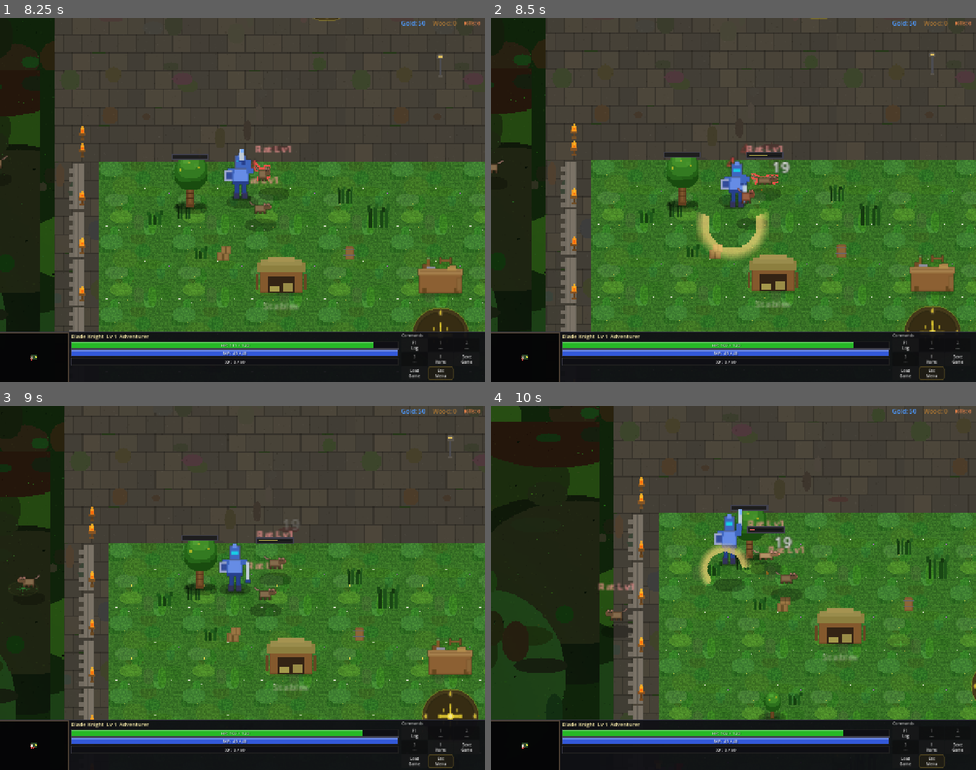
Above: before the commit, frames 1-4 (two rows, left to right).
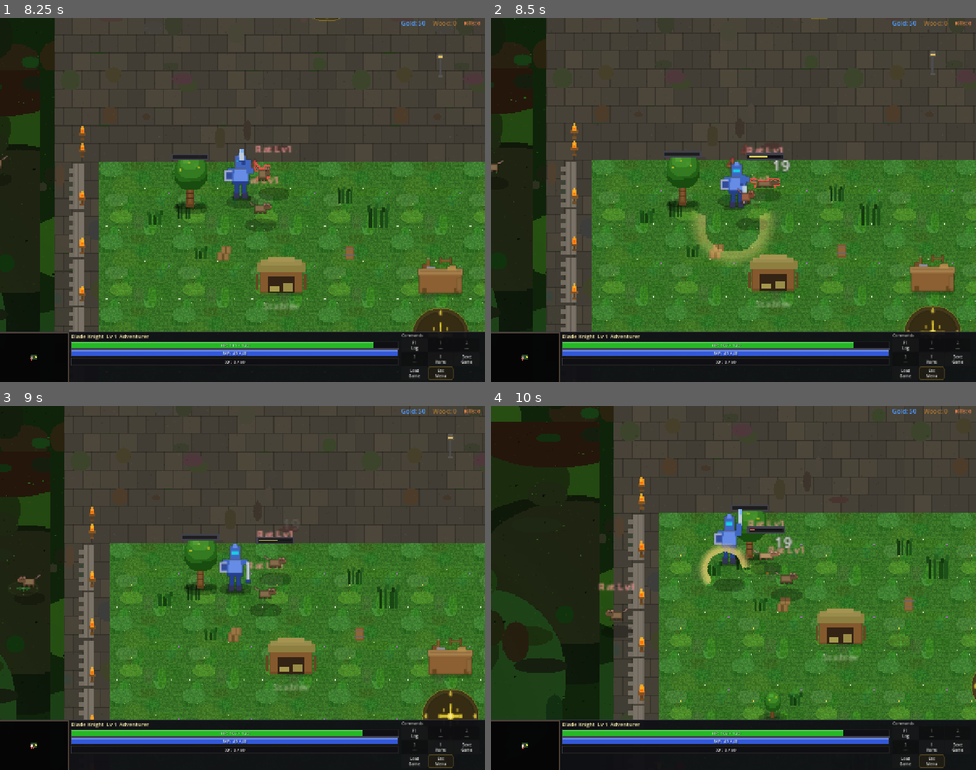
Above: after the commit, the same moments.

Repository: slxny/legends-open-rpg
Game: Godot game, scene res://scenes/main.tscn
Two runs of this game, one before a commit and one after it. Both use one fixed random seed, a clock stepped at 60 frames per second and the inputs below.
Inputs (mouse positions are in pixels of both pictures, inside the frame that each line leads up to):
- Up to frame 1 (8.25 s): tap Enter at 0.5 s; move the mouse to (349, 181) at 0.52 s; hold D (move_right) 0.53-1.25 s; hold Space (attack) 0.53-1.25 s; click (349, 181) at 0.67 s; drag from (145, 218) to (218, 272) at 1.27 s; move the mouse to (33, 356) at 2.02 s; hold D (move_right) 2.03-2.75 s; hold Space (attack) 2.03-2.75 s; tap E (ability_2) at 2.1, 8.1 s; click (33, 356) at 2.17 s; drag from (218, 272) to (451, 94) at 2.77 s; move the mouse to (388, 254) at 3.52 s; hold A (move_left) 3.53-4.25 s; hold Space (attack) 3.53-4.25 s; tap F (interact) at 3.6 s; drag from (97, 145) to (431, 360) at 4.27 s; move the mouse to (266, 200) at 5.02 s; hold S (move_down) 5.03-5.75 s; hold Space (attack) 5.03-5.75 s; tap 2 at 5.1 s; click (266, 200) at 5.17 s; drag from (4, 254) to (242, 221) at 5.77 s; drag from (48, 178) to (291, 119) at 6.52 s; drag from (140, 367) to (363, 338) at 7.27 s; move the mouse to (281, 200) at 8.02 s; hold S (move_down) from 8.03 s (still down); hold Space (attack) from 8.03 s (still down); click (281, 200) at 8.17 s
- Up to frame 2 (8.5 s): keep holding S (move_down); keep holding Space (attack)
- Up to frame 3 (9 s): release S (move_down) at 8.75 s; release Space (attack) at 8.75 s; drag from (14, 588) to (242, 588) at 8.77 s
- Up to frame 4 (10 s): move the mouse to (879, 642) at 9.52 s; hold W (move_up) from 9.53 s (still down); hold Space (attack) from 9.53 s (still down); tap F (interact) at 9.6 s; click (879, 642) at 9.67 s

Frame 1 is identical in both runs. In frame 2, 2.8% of the frame differs, in the area x 0-100%, y 0-87%; in frame 3, 1.5%; in frame 4, 1.4%.

Commit message:
v0.83.12: Combat overhaul — Phase 1A.5c swing C (finisher) migrated
- Extracted _run_clocked_attack(timing, target, dir, mult, on_contact)
  shared inner helper. Drives the AttackClock, calls
  CombatManager.resolve_hit, sets cooldown from duration, and invokes
  on_contact with (target, dir, was_crit) so each swing keeps its
  bespoke knockback / VFX / shake / freeze identity.
- _start_basic_horizontal_clock and _start_overhead_chop_clock are
  now small wrappers over _run_clocked_attack.
- _anim_overhead_chop: new `clock_driven` flag.
- _do_melee_attack swing_idx==2 (C) now uses AttackTimings.swing_c()
  (rhythm_class FINISHER_C) — the A→B→C core finisher per plan corr.
  1.
- D, E, and all specials still on legacy path.

Headless: smoke 51/51 PASS, parse clean, Engine.time_scale writers
still zero.

Co-Authored-By: Claude Opus 4.7 (1M context) <noreply@anthropic.com>

Diff:
--- a/scenes/player/player.gd
+++ b/scenes/player/player.gd
@@ -2647,8 +2647,9 @@
 		1:  # B: right-to-left backhand — MIGRATED (Phase 1A.5b)
 			_anim_swing_horizontal(tween, frames, base_pos, dir, perp, target, result, -1.0, true)
 			_start_basic_horizontal_clock(AttackTimingsCls.swing_b(), target, dir, -1.0)
-		2:  # C: overhead chop
-			_anim_overhead_chop(tween, frames, base_pos, dir, target, result)
+		2:  # C: overhead chop — MIGRATED (Phase 1A.5c). FINISHER_C rhythm class.
+			_anim_overhead_chop(tween, frames, base_pos, dir, target, result, true)
+			_start_overhead_chop_clock(AttackTimingsCls.swing_c(), target, dir)
 		3:  # D: upward thrust
 			_anim_upward_thrust(tween, frames, base_pos, dir, target, result)
 		4:  # E: spin slash
@@ -2690,15 +2691,16 @@
 	_anim_return_to_idle(tween, base_pos)
 
 
-# Phase 1A.5 — basic horizontal swing migration (A + B).
-# Runs a parallel AttackClock alongside the visual tween. Contact event
-# (normalized progress) drives damage via CombatManager.resolve_hit,
-# then knockback + VFX + shake + hit-freeze are applied verbatim from
-# the legacy callback so the felt behavior is preserved exactly.
-# Lock-target preserved: damage targets the same `target` captured at
-# attack start. `side` flips the VFX arc rotation so backhand (B) looks
-# like it does today.
-func _start_basic_horizontal_clock(timing: Resource, target: Node2D, dir: Vector2, side: float, ability_mult: float = 1.0) -> void:
+# Phase 1A.5 — generic AttackClock runner.
+# Drives a parallel AttackClock from the attack's AttackTimingData. At
+# contact_event we build a HitEvent, route through CombatManager.
+# resolve_hit (typed HitResult), then invoke `on_contact` with
+# (target, dir, was_crit) so each swing can preserve its bespoke
+# knockback / VFX / shake / hit-freeze identity verbatim until Phase 1B
+# replaces it with CombatFeedbackProfile-driven behavior.
+# Lock-target preserved: damage targets the `target` captured at
+# attack start.
+func _run_clocked_attack(timing: Resource, target: Node2D, dir: Vector2, ability_mult: float, on_contact: Callable) -> void:
 	if not is_instance_valid(target):
 		return
 	var clock = AttackClockCls.new()
@@ -2706,8 +2708,8 @@
 	var contact_fired := [false]
 	var captured_target := target
 	var captured_dir := dir
-	var captured_side := side
 	var captured_mult := ability_mult
+	var captured_on_contact := on_contact
 	clock.progress_changed.connect(func(p: float) -> void:
 		if contact_fired[0]:
 			return
@@ -2725,26 +2727,50 @@
 		var atk_stats: Dictionary = stats.get_stats_dict()
 		var def_stats: Dictionary = captured_target.get_stats_dict()
 		var result = CombatManager.resolve_hit(event, atk_stats, def_stats, true)
-		# Preserve legacy feedback verbatim until Phase 1B replaces it.
-		if is_instance_valid(captured_target):
-			captured_target.apply_knockback(captured_dir, 40.0)
-		_spawn_slash_vfx(captured_dir.rotated(captured_side * 0.3), 35.0, 1.0)
-		if is_instance_valid(captured_target):
-			_spawn_impact_vfx(captured_target.global_position, result.was_crit)
-		if result.was_crit:
+		captured_on_contact.call(captured_target, captured_dir, result.was_crit)
+	)
+	clock.start(clock_tween, timing.duration_sec, max(0.1, stats.attack_speed), timing.attack_id)
+	# Cooldown derived from recovery_end (= duration_sec) and attack speed —
+	# replaces the legacy `0.5 / attack_speed` constant for this attack.
+	_attack_cooldown = timing.duration_sec / max(0.1, stats.attack_speed)
+
+
+# Per-swing wrappers — bespoke knockback / VFX / shake / freeze.
+
+func _start_basic_horizontal_clock(timing: Resource, target: Node2D, dir: Vector2, side: float, ability_mult: float = 1.0) -> void:
+	var captured_side := side
+	_run_clocked_attack(timing, target, dir, ability_mult, func(t: Node2D, d: Vector2, crit: bool) -> void:
+		if is_instance_valid(t):
+			t.apply_knockback(d, 40.0)
+		_spawn_slash_vfx(d.rotated(captured_side * 0.3), 35.0, 1.0)
+		if is_instance_valid(t):
+			_spawn_impact_vfx(t.global_position, crit)
+		if crit:
 			_do_screen_shake(4.0)
 			_do_hit_freeze(true)
 		else:
 			_do_screen_shake(1.5)
 	)
-	clock.start(clock_tween, timing.duration_sec, max(0.1, stats.attack_speed), timing.attack_id)
-	# Cooldown derived from recovery_end (= duration_sec) and attack speed —
-	# replaces the legacy `0.5 / attack_speed` constant for this attack.
-	_attack_cooldown = timing.duration_sec / max(0.1, stats.attack_speed)
+
+
+# Swing C — the A→B→C finisher. Audit: knockback 55, VFX scale 1.4, shake 2.0/5.0.
+func _start_overhead_chop_clock(timing: Resource, target: Node2D, dir: Vector2, ability_mult: float = 1.0) -> void:
+	_run_clocked_attack(timing, target, dir, ability_mult, func(t: Node2D, d: Vector2, crit: bool) -> void:
+		if is_instance_valid(t):
+			t.apply_knockback(d, 55.0)
+		_spawn_slash_vfx(d, 40.0, 1.4)
+		if is_instance_valid(t):
+			_spawn_impact_vfx(t.global_position, crit)
+		if crit:
+			_do_screen_shake(5.0)
+			_do_hit_freeze(true)
+		else:
+			_do_screen_shake(2.0)
+	)
 
 
 func _anim_overhead_chop(tween: Tween, frames: Array, base_pos: Vector2,
-		dir: Vector2, target: Node2D, result: Dictionary) -> void:
+		dir: Vector2, target: Node2D, result: Dictionary, clock_driven: bool = false) -> void:
 	if frames.size() >= 3:
 		tween.tween_callback(func(): sprite.texture = frames[0])
 	# Big wind-up: pull back and lift
@@ -2760,18 +2786,19 @@
 		tween.tween_callback(func(): sprite.texture = frames[2])
 	# Impact — lunge and stretch
 	tween.tween_property(sprite, "position", base_pos + dir * 14.0, 0.04)
-	tween.tween_callback(func():
-		if is_instance_valid(target):
-			target.take_damage(result["damage"], result["is_crit"])
-			target.apply_knockback(dir, 55.0)
-			_spawn_slash_vfx(dir, 40.0, 1.4)
-			_spawn_impact_vfx(target.global_position, result["is_crit"])
-			if result["is_crit"]:
-				_do_screen_shake(5.0)
-				_do_hit_freeze(true)
-			else:
-				_do_screen_shake(2.0)
-	)
+	if not clock_driven:
+		tween.tween_callback(func():
+			if is_instance_valid(target):
+				target.take_damage(result["damage"], result["is_crit"])
+				target.apply_knockback(dir, 55.0)
+				_spawn_slash_vfx(dir, 40.0, 1.4)
+				_spawn_impact_vfx(target.global_position, result["is_crit"])
+				if result["is_crit"]:
+					_do_screen_shake(5.0)
+					_do_hit_freeze(true)
+				else:
+					_do_screen_shake(2.0)
+		)
 	tween.tween_property(sprite, "scale", Vector2(1.0, 1.0), 0.06)
 	tween.tween_interval(0.04)
 	_anim_return_to_idle(tween, base_pos)
--- a/scenes/ui/changelog_dialog.gd
+++ b/scenes/ui/changelog_dialog.gd
@@ -9,9 +9,20 @@
 var _is_visible: bool = false
 var _is_mobile: bool = false
 
-const GAME_VERSION := "v0.83.11"
+const GAME_VERSION := "v0.83.12"
 
 const CHANGELOG: Array[Dictionary] = [
+	{
+		"version": "v0.83.12",
+		"title": "Combat overhaul — Phase 1A.5c swing C (finisher) migrated",
+		"date": "2026-06-14",
+		"entries": [
+			"Swing C (overhead chop) — the A→B→C finisher — now drives damage from AttackClock + AttackTimings.swing_c() (FINISHER_C rhythm class).",
+			"Extracted _run_clocked_attack(timing, target, dir, mult, on_contact) so each remaining swing/special migration is a small wrapper with bespoke knockback / VFX / shake / freeze, sharing one clock-driven contact path.",
+			"swing_a / swing_b now use the new wrappers (no behavior change). swing_c has its own wrapper that applies knockback 55, VFX scale 1.4, shake 2.0/5.0 — preserved verbatim from the legacy callback.",
+			"D, E, and all specials still on legacy path.",
+		]
+	},
 	{
 		"version": "v0.83.11",
 		"title": "Combat overhaul — Phase 1A.5b swing B migrated to AttackClock",
